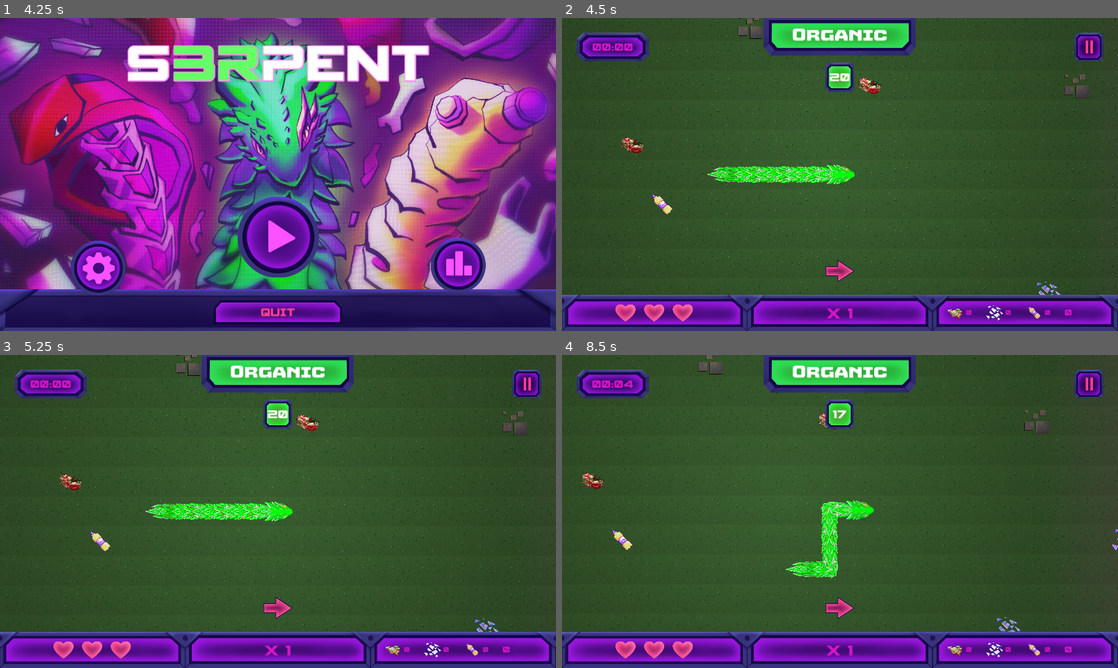
Above: before the commit, frames 1-4 (two rows, left to right).
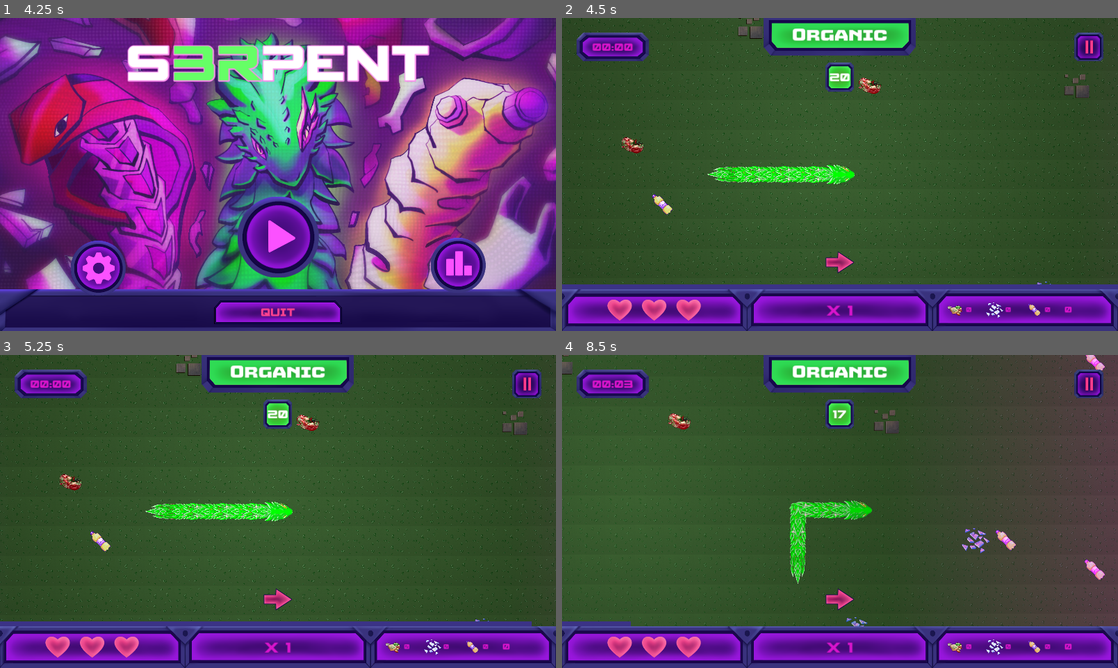
Above: after the commit, the same moments.

Repository: istamarahsan/s3rpent
Game: Godot game, scene res://root.tscn
Same seed, same stepped clock (60 frames per second), same inputs: the game is played once before the commit and once after it.
Inputs (mouse positions are in pixels of both pictures, inside the frame that each line leads up to):
- Up to frame 1 (4.25 s): hold Right (ui_right) 0.53-1.28 s; hold Space (sprint, bound only after the commit) 0.53-1.28 s; tap Enter at 1.25 s; hold Down (ui_down) 1.28-2.03 s; tap Space (sprint, bound only after the commit) at 1.35, 2, 2.85 s; hold Right (ui_right) 2.03-2.78 s; hold Space (sprint, bound only after the commit) 2.03-2.78 s; hold Up (ui_up) 2.78-3.53 s; hold Left (ui_left) from 3.53 s (still down); hold Space (sprint, bound only after the commit) from 3.53 s (still down)
- Up to frame 2 (4.5 s): release Left (ui_left) at 4.25 s; release Space (sprint, bound only after the commit) at 4.25 s; click (840, 237) at 4.25 s
- Up to frame 3 (5.25 s): tap Enter at 5 s; hold Left (ui_left) from 5.03 s (still down); tap Space (sprint, bound only after the commit) at 5.1 s
- Up to frame 4 (8.5 s): release Left (ui_left) at 5.78 s; hold Down (ui_down) 5.78-6.53 s; hold Space (sprint, bound only after the commit) 5.78-6.53 s; hold Right (ui_right) 6.53-7.28 s; tap Space (sprint, bound only after the commit) at 6.6, 8.1 s; hold Up (ui_up) 7.28-8.03 s; hold Space (sprint, bound only after the commit) 7.28-8.03 s; hold Right (ui_right) from 8.03 s (still down)

Frame 1 is identical in both runs. In frame 2, 9.0% of the frame differs, in the area x 0-100%, y 74-100%; in frame 3, 8.9%; in frame 4, 26%, in the area x 0-100%, y 0-100%.

Commit message:
ssssprint

Diff:
--- a/game.gd
+++ b/game.gd
@@ -35,6 +35,9 @@
 signal quit_to_main_menu
 signal quit_to_leaderboard
 
+@export_range(0.1, 3, 0.1) var tick_time: float = 0.5
+@export_range(1, 3, 0.1) var sprint_timescale: float = 2.0
+
 @onready var presentation: Presentation = $Presentation as Presentation
 @onready var inner_game: CybersnakeGame = $CybersnakeGame as CybersnakeGame
 @onready var tick_timer: Timer = $TickTimer as Timer
@@ -44,12 +47,13 @@
 var state_hooks: Array[StateHook] = []
 var scheduler_hooks: Array[SchedulerHook] = []
 var is_action_cooldown: bool = false
+var is_sprint_active: bool = false
 var game_time_elapsed: float = 0
+var sprint_seconds_remaining: float = 3
 var state: State
 
 func _ready():
 	_connect_hooks(inner_game)
-	transition_timer.timeout.connect(_on_transition_timer_timeout)
 	$GameoverLayer.visible = false
 	$PauseMenuLayer.visible = false
 	for hook in state_hooks:
@@ -61,8 +65,22 @@
 	match state:
 		State.Playing:
 			game_time_elapsed += delta
+
+			var ran_out_of_sprint: bool = false
+			if is_sprint_active:
+				sprint_seconds_remaining = max(0.0, sprint_seconds_remaining - delta)
+				if sprint_seconds_remaining == 0.0:
+					is_sprint_active = false
+					ran_out_of_sprint = true
+					tick_timer.wait_time = _calc_tick_interval()
+			else:
+				sprint_seconds_remaining = min(3.0, sprint_seconds_remaining + delta)
+
 			for hook in scheduler_hooks:
 				hook._time_elapsed = game_time_elapsed
+				hook._sprint_seconds_remaining = sprint_seconds_remaining
+				if ran_out_of_sprint:
+					hook.sprint_deactivated.emit()
 
 func _input(event):
 	match state:
@@ -81,12 +99,12 @@
 				conversion_timer.paused = false
 				$PauseMenuLayer.visible = false
 
-func _recreate_game():
-	inner_game.reset()
-	for hook in state_hooks:
-		hook.initialized.emit()
-		hook.updated.emit()
+func _restart_scheduler():
+	is_action_cooldown = false
+	is_sprint_active = false
+	tick_timer.wait_time = _calc_tick_interval()
 	game_time_elapsed = 0
+	sprint_seconds_remaining = 3
 	tick_timer.stop()
 	transition_timer.stop()
 	conversion_timer.stop()
@@ -125,12 +143,6 @@
 	for hook in state_hooks:
 		hook.updated.emit()
 
-func _on_turn_input_left_pressed():
-	_handle_direction_input(InputDirection.Left)
-
-func _on_turn_input_right_pressed():
-	_handle_direction_input(InputDirection.Right)
-
 func _on_timer_timeout():
 	inner_game.process_timestep()
 	is_action_cooldown = false
@@ -140,13 +152,35 @@
 	inner_game.action_transition()
 	_propagate_hook_signal()
 
+func _on_turn_input_left_pressed():
+	_handle_direction_input(InputDirection.Left)
+
+func _on_turn_input_right_pressed():
+	_handle_direction_input(InputDirection.Right)
+
 func _on_turn_input_up_pressed():
 	_handle_direction_input(InputDirection.Up)
 
 func _on_turn_input_down_pressed():
 	_handle_direction_input(InputDirection.Down)
 
+func _on_sprint_input_sprint_pressed():
+	match is_sprint_active:
+#		true:
+#			is_sprint_active = false
+#			for hook in scheduler_hooks:
+#				hook.sprint_deactivated.emit()
+#			tick_timer.wait_time = _calc_tick_interval()
+		false:
+			if sprint_seconds_remaining < 1:
+				return
+			is_sprint_active = true
+			for hook in scheduler_hooks:
+				hook.sprint_activated.emit()
+			tick_timer.wait_time = _calc_tick_interval()
+
 func _on_state_hook_updated():
+	tick_timer.wait_time = _calc_tick_interval()
 	if $StateHook.handle.is_game_over:
 		tick_timer.paused = true
 		transition_timer.paused = true
@@ -154,8 +188,6 @@
 		state = State.Stopped
 		$GameoverLayer.visible = true
 		return
-	if "moved" in $StateHook.handle.flags:
-		tick_timer.start()
 	if "powerup:conversion" in $StateHook.handle.flags:
 		transition_timer.paused = true
 		conversion_timer.stop()
@@ -180,13 +212,16 @@
 	quit_to_main_menu.emit()
 
 func _on_gameover_replay():
-	_recreate_game()
+	inner_game.reset()
+	for hook in state_hooks:
+		hook.initialized.emit()
+		hook.updated.emit()
+	_restart_scheduler()
 	state = State.Playing
 	$GameoverLayer.visible = false
 
 func _on_start_game_delay_timer_timeout():
-	tick_timer.start()
-	transition_timer.start()
+	_restart_scheduler()
 	state = State.Playing
 
 func _on_pause_menu_back_to_game():
@@ -207,7 +242,11 @@
 	match state:
 		State.Paused:
 			state = State.Playing
-			_recreate_game()
+			inner_game.reset()
+			for hook in state_hooks:
+				hook.initialized.emit()
+				hook.updated.emit()
+			_restart_scheduler()
 			$PauseMenuLayer.visible = false
 
 var zoomed: bool = false
@@ -217,3 +256,11 @@
 
 func _on_gameover_quit_to_leaderboard():
 	quit_to_leaderboard.emit()
+
+const TIMER_MIN_TIME: float = 0.05
+func _calc_tick_interval() -> float:
+	var result: float
+	result = tick_time / inner_game.active_point_multiplier
+	result = result / sprint_timescale if is_sprint_active else result
+	result = maxf(TIMER_MIN_TIME, result)
+	return result
--- a/game.tscn
+++ b/game.tscn
@@ -4,8 +4,8 @@
 [ext_resource type="Script" path="res://cybersnake/cybersnake_game.gd" id="2_8n276"]
 [ext_resource type="Resource" uid="uid://ghli43cetrrd" path="res://cybersnake/default_game_conf.tres" id="3_1honf"]
 [ext_resource type="PackedScene" uid="uid://0i6pfyt0gmrw" path="res://presentation/presentation.tscn" id="4_76qfm"]
-[ext_resource type="Script" path="res://time_accelerator.gd" id="5_ll0uj"]
 [ext_resource type="Script" path="res://input/turn_input.gd" id="6_pok0c"]
+[ext_resource type="Script" path="res://input/sprint_input.gd" id="7_2ildo"]
 [ext_resource type="PackedScene" uid="uid://cawdem5fi3mwr" path="res://presentation/hud/hud.tscn" id="8_0l0tr"]
 [ext_resource type="Script" path="res://hooks/state_hook.gd" id="8_6j6d0"]
 [ext_resource type="PackedScene" uid="uid://ch1161vk4vcuj" path="res://presentation/glitchfx.tscn" id="8_nqxn2"]
@@ -16,6 +16,7 @@
 script = ExtResource("1_54xge")
 
 [node name="StartGameDelayTimer" type="Timer" parent="."]
+wait_time = 0.5
 one_shot = true
 
 [node name="CybersnakeGame" type="Node" parent="."]
@@ -25,8 +26,6 @@
 [node name="Presentation" parent="." instance=ExtResource("4_76qfm")]
 
 [node name="TickTimer" type="Timer" parent="."]
-wait_time = 0.5
-one_shot = true
 
 [node name="TransitionTimer" type="Timer" parent="."]
 wait_time = 20.0
@@ -35,13 +34,11 @@
 wait_time = 10.0
 one_shot = true
 
-[node name="TimeAccelerator" type="Node" parent="." node_paths=PackedStringArray("timer")]
-script = ExtResource("5_ll0uj")
-timer = NodePath("../TickTimer")
-base_pace = 0.5
-
 [node name="TurnInput" type="Node" parent="."]
 script = ExtResource("6_pok0c")
+
+[node name="SprintInput" type="Node" parent="."]
+script = ExtResource("7_2ildo")
 
 [node name="DebugControls" type="Node" parent="."]
 
@@ -87,13 +84,13 @@
 
 [connection signal="timeout" from="StartGameDelayTimer" to="." method="_on_start_game_delay_timer_timeout"]
 [connection signal="timeout" from="TickTimer" to="." method="_on_timer_timeout"]
+[connection signal="timeout" from="TransitionTimer" to="." method="_on_transition_timer_timeout"]
 [connection signal="timeout" from="ConversionTimer" to="." method="_on_conversion_timer_timeout"]
-[connection signal="initialized" from="TimeAccelerator" to="TimeAccelerator" method="_on_initialized"]
-[connection signal="updated" from="TimeAccelerator" to="TimeAccelerator" method="_on_updated"]
 [connection signal="down_pressed" from="TurnInput" to="." method="_on_turn_input_down_pressed"]
 [connection signal="left_pressed" from="TurnInput" to="." method="_on_turn_input_left_pressed"]
 [connection signal="right_pressed" from="TurnInput" to="." method="_on_turn_input_right_pressed"]
 [connection signal="up_pressed" from="TurnInput" to="." method="_on_turn_input_up_pressed"]
+[connection signal="sprint_pressed" from="SprintInput" to="." method="_on_sprint_input_sprint_pressed"]
 [connection signal="debug_toggle_camera" from="HUDLayer/Hud" to="." method="_on_hud_debug_toggle_camera"]
 [connection signal="toggle_pause" from="HUDLayer/Hud" to="." method="_on_hud_toggle_pause"]
 [connection signal="back_to_game" from="PauseMenuLayer/PauseMenu" to="." method="_on_pause_menu_back_to_game"]
--- a/hooks/scheduler_hook.gd
+++ b/hooks/scheduler_hook.gd
@@ -5,6 +5,10 @@
 var _transition_timer: Timer
 var _conversion_timer: Timer
 var _time_elapsed: float = 0
+var _sprint_seconds_remaining: float = 0
+
+signal sprint_activated
+signal sprint_deactivated
 
 func tick_time() -> float:
 	return _game_timer.wait_time
@@ -15,6 +19,9 @@
 func time_elapsed() -> float:
 	return _time_elapsed
 
+func sprint_seconds_remaining() -> float:
+	return _sprint_seconds_remaining
+
 func time_to_next_transition() -> float:
 	return 0.0 if _transition_timer == null else _transition_timer.wait_time if _transition_timer.is_stopped() else _transition_timer.time_left
 
--- /dev/null
+++ b/input/sprint_input.gd
@@ -0,0 +1,7 @@
+extends Node
+
+signal sprint_pressed
+
+func _input(event):
+	if event.is_action_pressed("sprint"):
+		sprint_pressed.emit()
--- a/presentation/hud/hud.gd
+++ b/presentation/hud/hud.gd
@@ -9,26 +9,27 @@
 @export var sparks: Array[GPUParticles2D] = []
 @export var hud_tint: Color = "5c8238"
 
-@onready var time_label: Label               = get_node("%TimeLabel") as Label
-@onready var category_bg: TextureRect        = get_node("%CategoryBg") as TextureRect
-@onready var category_label: Label           = get_node("%CategoryLabel") as Label
-@onready var counter_bg: TextureRect         = get_node("%CounterBg") as TextureRect
-@onready var counter_label: Label            = get_node("%CounterLabel") as Label
-@onready var pause_button: TextureButton     = get_node("%PauseButton") as TextureButton
-@onready var hearts_container: HBoxContainer = get_node("%HeartsContainer") as HBoxContainer
-@onready var multiplier_label: Label         = get_node("%MultiplierLabel") as Label
-@onready var direction_arrow: TextureRect    = get_node("%DirectionArrow") as TextureRect
-@onready var state_hook: StateHook           = $StateHook as StateHook
-@onready var scheduler_hook: SchedulerHook   = $SchedulerHook as SchedulerHook
-@onready var hearts: Array[Control]          = [
+@onready var time_label: Label                = get_node("%TimeLabel") as Label
+@onready var category_bg: TextureRect         = get_node("%CategoryBg") as TextureRect
+@onready var category_label: Label            = get_node("%CategoryLabel") as Label
+@onready var counter_bg: TextureRect          = get_node("%CounterBg") as TextureRect
+@onready var counter_label: Label             = get_node("%CounterLabel") as Label
+@onready var pause_button: TextureButton      = get_node("%PauseButton") as TextureButton
+@onready var hearts_container: HBoxContainer  = get_node("%HeartsContainer") as HBoxContainer
+@onready var multiplier_label: Label          = get_node("%MultiplierLabel") as Label
+@onready var direction_arrow: TextureRect     = get_node("%DirectionArrow") as TextureRect
+@onready var state_hook: StateHook            = $StateHook as StateHook
+@onready var scheduler_hook: SchedulerHook    = $SchedulerHook as SchedulerHook
+@onready var hearts: Array[Control]           = [
 	get_node("%Heart1") as Control,
 	get_node("%Heart2") as Control,
 	get_node("%Heart3") as Control
 ]
-@onready var organic_score_label: Label      = get_node("%OrganicScoreLabel") as Label
-@onready var glass_score_label: Label        = get_node("%GlassScoreLabel") as Label
-@onready var plastic_score_label: Label      = get_node("%PlasticScoreLabel") as Label
-@onready var total_score_label: Label        = get_node("%TotalScoreLabel") as Label
+@onready var organic_score_label: Label       = get_node("%OrganicScoreLabel") as Label
+@onready var glass_score_label: Label         = get_node("%GlassScoreLabel") as Label
+@onready var plastic_score_label: Label       = get_node("%PlasticScoreLabel") as Label
+@onready var total_score_label: Label         = get_node("%TotalScoreLabel") as Label
+@onready var sprint_progress_bar: ProgressBar = get_node("%SprintBar") as ProgressBar
 
 func _ready():
 	pause_button.button_up.connect(func(): toggle_pause.emit())
@@ -36,6 +37,7 @@
 func _process(delta):
 	time_label.text = _format_time(scheduler_hook.time_elapsed())
 	counter_label.text = str(ceilf(scheduler_hook.time_conversion_remaining() if (state_hook.handle != null and state_hook.handle.is_conversion_active) else scheduler_hook.time_to_next_transition()))
+	sprint_progress_bar.value = scheduler_hook.sprint_seconds_remaining()
 
 func _on_state_hook_initialized():
 	_to_set(_match_polarity(state_hook.handle.snake_mode))
--- a/presentation/hud/hud.tscn
+++ b/presentation/hud/hud.tscn
@@ -19,6 +19,11 @@
 [ext_resource type="PackedScene" uid="uid://m3pv7pcdoa1y" path="res://presentation/hud/heart.tscn" id="13_d2dr5"]
 [ext_resource type="Texture2D" uid="uid://c3xh0f84dgmdg" path="res://assets/world/TrashyTileset.png" id="14_cc7ou"]
 
+[sub_resource type="StyleBoxEmpty" id="StyleBoxEmpty_8keud"]
+
+[sub_resource type="StyleBoxFlat" id="StyleBoxFlat_6u1r7"]
+bg_color = Color(0.231373, 0.2, 0.52549, 1)
+
 [sub_resource type="AtlasTexture" id="AtlasTexture_yk25a"]
 atlas = ExtResource("14_cc7ou")
 region = Rect2(0, 128, 128, 128)
@@ -229,11 +234,20 @@
 anchor_top = 1.0
 anchor_right = 1.0
 anchor_bottom = 1.0
-offset_top = -161.0
+offset_top = -201.0
 grow_horizontal = 2
 grow_vertical = 0
-metadata/_edit_group_ = true
-metadata/_edit_lock_ = true
+
+[node name="SprintBar" type="ProgressBar" parent="Bottom"]
+unique_name_in_owner = true
+layout_mode = 2
+offset_top = 40.0
+offset_right = 1920.0
+offset_bottom = 57.0
+theme_override_styles/background = SubResource("StyleBoxEmpty_8keud")
+theme_override_styles/fill = SubResource("StyleBoxFlat_6u1r7")
+max_value = 3.0
+show_percentage = false
 
 [node name="HBoxContainer" type="VBoxContainer" parent="Bottom"]
 layout_mode = 1
@@ -273,7 +287,6 @@
 size_flags_vertical = 3
 texture = ExtResource("1_wdiwk")
 expand_mode = 2
-stretch_mode = 2
 
 [node name="HBoxContainer" type="HBoxContainer" parent="Bottom/HBoxContainer/TextureRect"]
 layout_mode = 1
--- a/project.godot
+++ b/project.godot
@@ -64,6 +64,11 @@
 , Object(InputEventKey,"resource_local_to_scene":false,"resource_name":"","device":-1,"window_id":0,"alt_pressed":false,"shift_pressed":false,"ctrl_pressed":false,"meta_pressed":false,"pressed":false,"keycode":0,"physical_keycode":83,"key_label":0,"unicode":115,"echo":false,"script":null)
 ]
 }
+sprint={
+"deadzone": 0.5,
+"events": [Object(InputEventKey,"resource_local_to_scene":false,"resource_name":"","device":0,"window_id":0,"alt_pressed":false,"shift_pressed":false,"ctrl_pressed":false,"meta_pressed":false,"pressed":false,"keycode":0,"physical_keycode":32,"key_label":0,"unicode":0,"echo":false,"script":null)
+]
+}
 
 [rendering]
 
--- a/time_accelerator.gd
+++ /dev/null
@@ -1,14 +0,0 @@
-extends StateHook
-
-@export var timer: Timer
-@export_range(0.1, 999, 0.01) var base_pace: float
-
-func _ready():
-	timer.one_shot = false
-	timer.autostart = false
-
-func _on_initialized():
-	timer.wait_time = base_pace
-
-func _on_updated():
-	timer.wait_time = base_pace / handle.active_point_multiplier
Not shown: 1 places in presentation/hud/hud.tscn that only renumber resources
